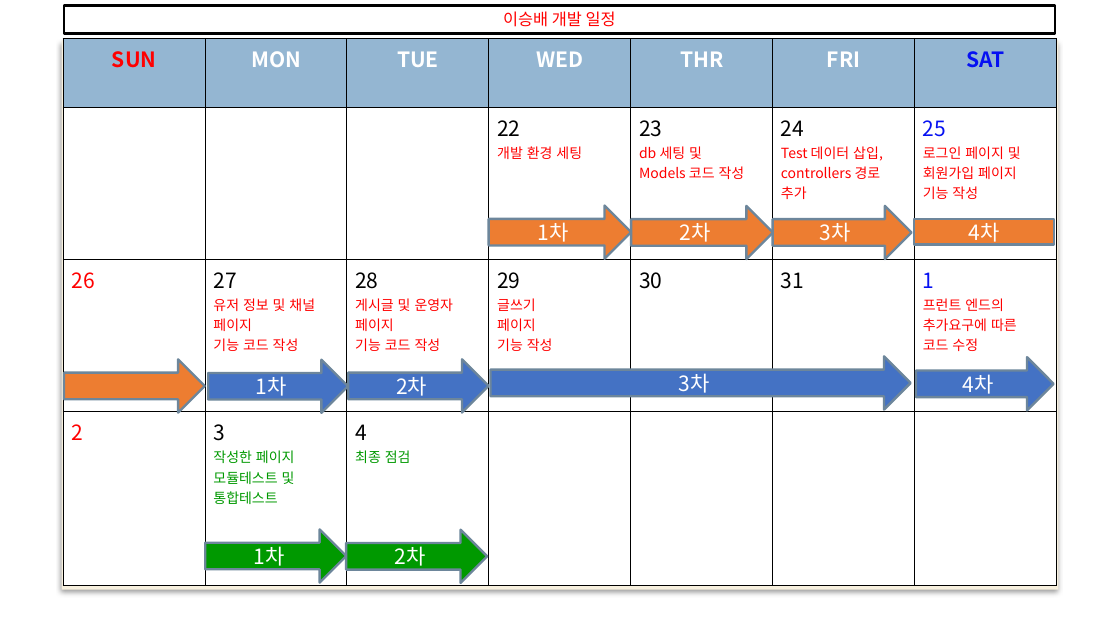
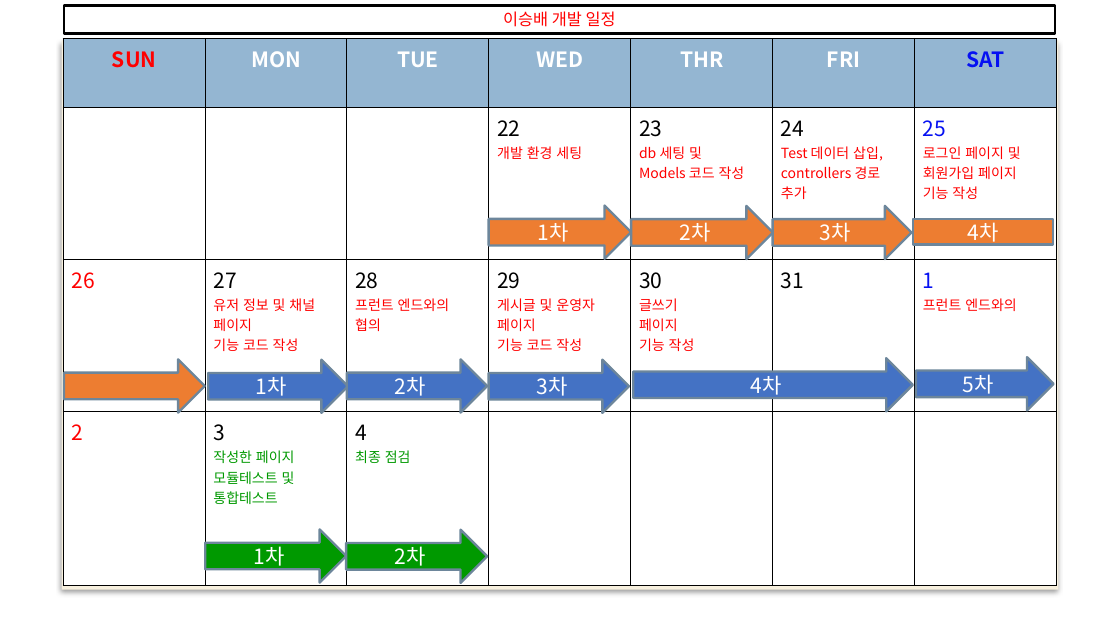
Before and after one commit to web5-kimgangmoon/teamproject_cloneCoding-Kim-Lee-Son-, a slide deck: slide 23 of 스케줄표.pptx. Drawn at 1120x630 pixels with LibreOffice and Linux fonts; fonts in the diff are those of the drawing; background and template pictures are left out. Boxes give left, top, right and bottom in pixels: in the first picture for what was removed or moved away, otherwise in the second. Text is boxed around its words. In the diff, an @@ line names an element or a change of style, - is before the commit and + after.

```diff
--- a/스케줄표.pptx
+++ b/스케줄표.pptx
@@ table at (x1=63, y1=39, x2=1057, y2=585) @@
-row 3: 26 | 27 / 유저 정보 및 채널 / 페이지 / 기능 코드 작성 | 28 / 게시글 및 운영자 / 페이지 / 기능 코드 작성 | 29 / 글쓰기 / 페이지 / 기능 작성 | 30 | 31 | 1 / 프런트 엔드의 / 추가요구에 따른 / 코드 수정
+row 3: 26 | 27 / 유저 정보 및 채널 / 페이지 / 기능 코드 작성 | 28 / 프런트 엔드와의 / 협의 | 29 / 게시글 및 운영자 / 페이지 / 기능 코드 작성 | 30 / 글쓰기 / 페이지 / 기능 작성 | 31 | 1 / 프런트 엔드와의
@@ right arrow added at (x1=634, y1=358, x2=913, y2=411), fill #4472C4, outline #6D879B 2 pt, 18 pt, text #FFFFFF @@
+4차
@@ right arrow "3차" resized from (x1=491, y1=356, x2=911, y2=409) to (x1=489, y1=360, x2=629, y2=413) @@
@@ text in right arrow at (x1=963, y1=374, x2=994, y2=397): text changed @@
-4차
+5차
```
Also in this commit, not shown: 8 other slides changed, 2 other files.
